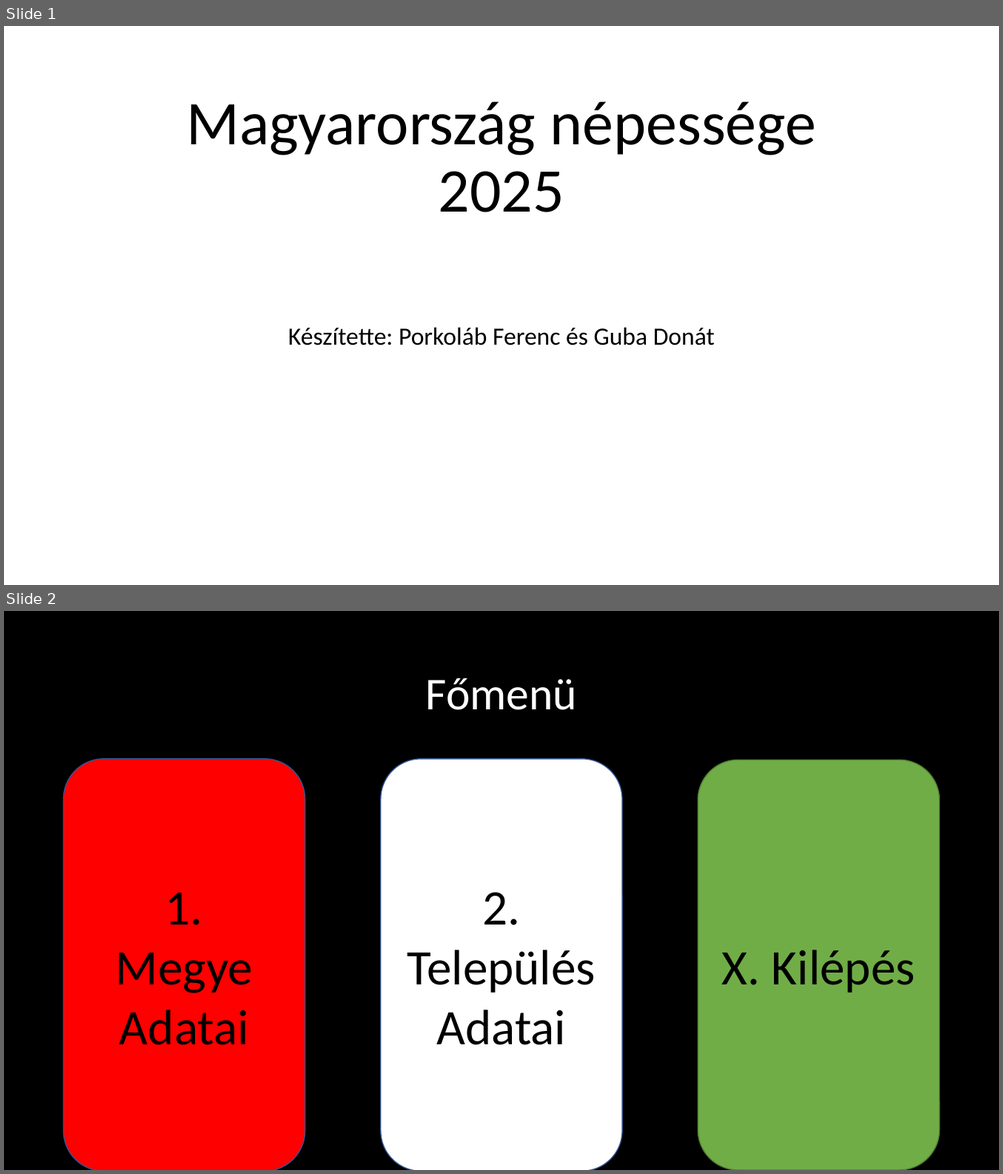
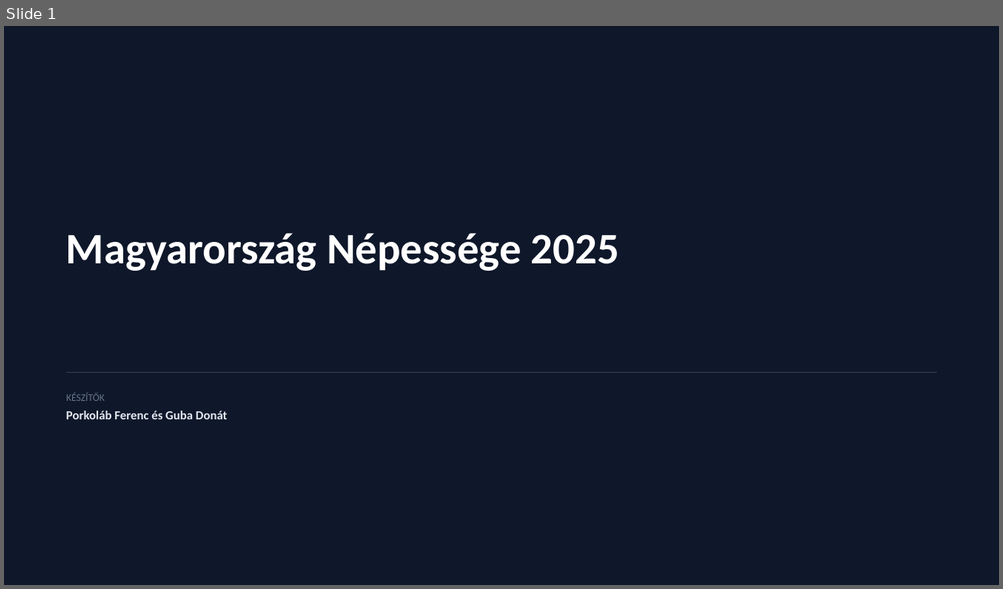
Before and after one commit to FRXTSY/Nepesseg, a slide deck: Magyarország népessége 2025.pptx. Shown one above the other, each under a label of ours: slides 1 and 2 before the commit, slide 1 after it. The pictures are 1003x1174 and 1003x589 pixels, drawn with LibreOffice and Linux fonts; fonts in the diff are those of the drawing; background and template pictures are left out. Boxes give left, top, right and bottom in pixels: in the first picture for what was removed or moved away, otherwise in the second. Text is boxed around its words. In the diff, an @@ line names an element or a change of style, - is before the commit and + after.

```diff
--- a/Magyarország népessége 2025.pptx
+++ b/Magyarország népessége 2025.pptx
@@ slide 2 removed at (x1=4, y1=611, x2=999, y2=1170), background #000000 @@
@@ title removed at (x1=426, y1=678, x2=577, y2=710) @@
-Főmenü
@@ rounded rectangle removed at (x1=64, y1=759, x2=305, y2=1170) @@
-1.
-Megye
-Adatai
@@ rounded rectangle removed at (x1=381, y1=759, x2=623, y2=1170) @@
-2. Település Adatai
@@ rounded rectangle removed at (x1=698, y1=760, x2=939, y2=1170) @@
-X. Kilépés
@@ slide 1 changed as well @@
@@ background picture (left out) to #0F172A @@
@@ text "Magyarország Népessége 2025" at (x1=66, y1=233, x2=619, y2=271): vertical alignment bottom to top @@
@@ text at (x1=66, y1=233, x2=619, y2=271): text changed; size 60 to 42 pt; text colour #000000 to #FFFFFF; bold on @@
-Magyarország népessége 2025
+Magyarország Népessége 2025
@@ rectangle added at (x1=66, y1=372, x2=936, y2=373), fill #334155 @@
@@ text added at (x1=66, y1=393, x2=105, y2=401), 9.8 pt, text #64748B @@
+KÉSZÍTŐK
@@ text at (x1=66, y1=411, x2=227, y2=420): text changed; size 24 to 12 pt; text colour #000000 to #E2E8F0; bold on @@
-Készítette: Porkoláb Ferenc és Guba Donát
+Porkoláb Ferenc és Guba Donát
```
Also in this commit, not shown: 6 slides added, 3 other slides removed, 1 other file.
